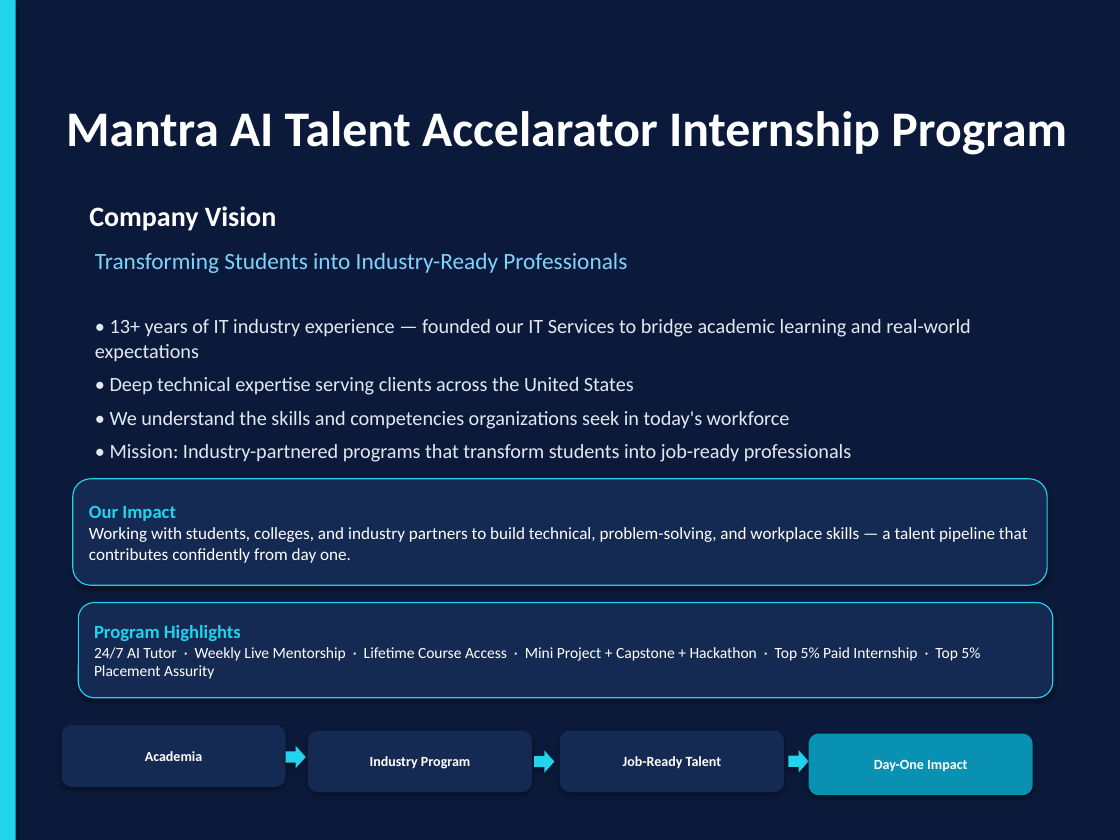
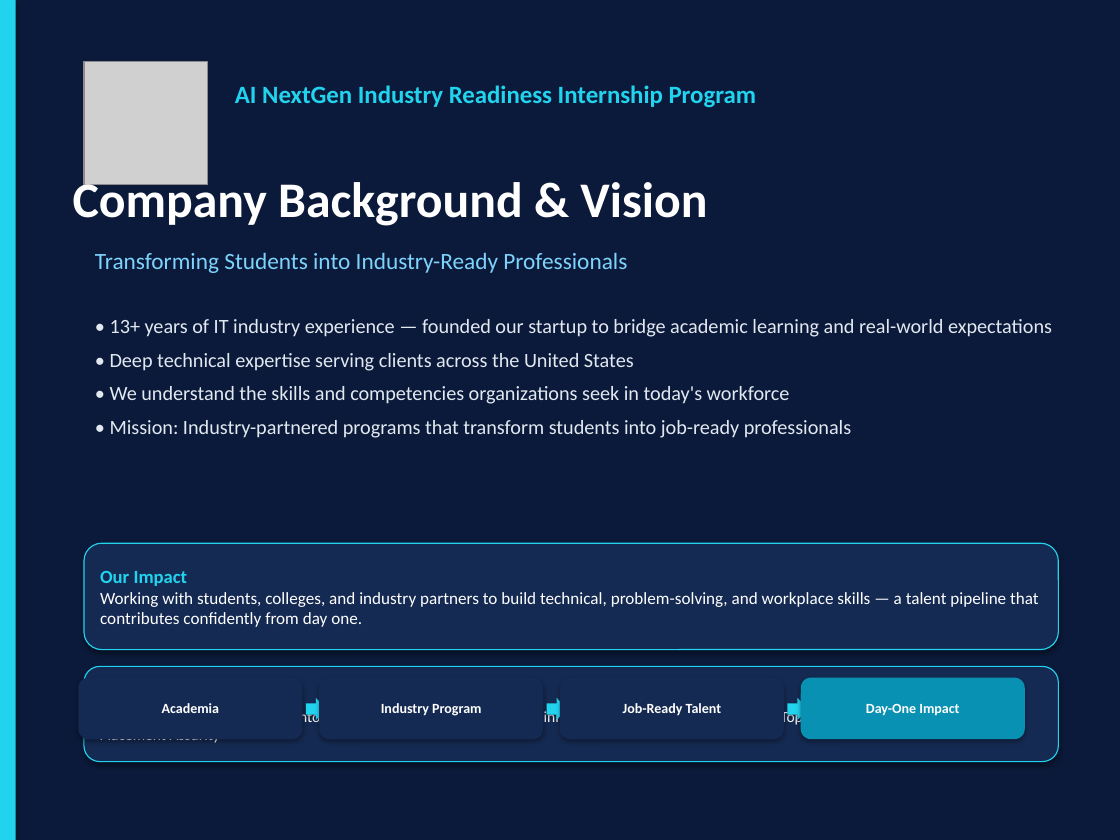
Before and after one commit to MantraaiAdmin/TrainingAccelaratorProgram, a slide deck: slide 1 of docs/AI_NextGen_Industry_Readiness_Pitch.pptx. Drawn at 1120x840 pixels with LibreOffice and Linux fonts; fonts in the diff are those of the drawing; grey boxes stand for pictures. Boxes give left, top, right and bottom in pixels: in the first picture for what was removed or moved away, otherwise in the second. Text is boxed around its words. In the diff, an @@ line names an element or a change of style, - is before the commit and + after.

```diff
--- a/docs/AI_NextGen_Industry_Readiness_Pitch.pptx
+++ b/docs/AI_NextGen_Industry_Readiness_Pitch.pptx
@@ picture added at bbox=[84, 62, 207, 185] @@
@@ text at bbox=[235, 85, 757, 107]: text changed; size 32 to 16 pt; text colour #FFFFFF to #22D3EE @@
-Mantra AI Talent Accelarator Internship Program
+AI NextGen Industry Readiness Internship Program
@@ text at bbox=[73, 176, 707, 226]: text changed; size 18 to 32 pt @@
-Company Vision
+Company Background & Vision
@@ text at bbox=[110, 319, 1052, 337]: text changed @@
-• 13+ years of IT industry experience — founded our IT Services to bridge academic learning and real-world expectations
+• 13+ years of IT industry experience — founded our startup to bridge academic learning and real-world expectations
@@ rounded rectangle "Our Impact": place and size @@
-rounded rectangle "Our Impact" at bbox=[73, 479, 1047, 586]
+rounded rectangle "Our Impact" at bbox=[84, 543, 1058, 650]
@@ rounded rectangle "Academia": place and size @@
-rounded rectangle "Academia" at bbox=[62, 725, 286, 786]
+rounded rectangle "Academia" at bbox=[78, 678, 302, 739]
@@ rounded rectangle "Program Highlights": place and size @@
-rounded rectangle "Program Highlights" at bbox=[78, 603, 1053, 698]
+rounded rectangle "Program Highlights" at bbox=[84, 666, 1058, 762]
@@ rounded rectangle "Industry Program": place and size @@
-rounded rectangle "Industry Program" at bbox=[308, 730, 532, 792]
+rounded rectangle "Industry Program" at bbox=[319, 678, 543, 739]
@@ rounded rectangle "Job-Ready Talent": place and size @@
-rounded rectangle "Job-Ready Talent" at bbox=[560, 730, 784, 792]
+rounded rectangle "Job-Ready Talent" at bbox=[560, 678, 784, 739]
@@ rounded rectangle "Day-One Impact": place and size @@
-rounded rectangle "Day-One Impact" at bbox=[809, 734, 1033, 795]
+rounded rectangle "Day-One Impact" at bbox=[801, 678, 1025, 739]
@@ right arrow: place and size @@
-right arrow at bbox=[286, 746, 306, 768]
+right arrow at bbox=[306, 698, 326, 720]
@@ right arrow: place and size @@
-right arrow at bbox=[534, 750, 554, 773]
+right arrow at bbox=[547, 698, 567, 720]
@@ right arrow: place and size @@
-right arrow at bbox=[788, 750, 809, 773]
+right arrow at bbox=[787, 698, 808, 720]
```
Also in this commit, not shown: 7 other slides changed, 26 other files.
